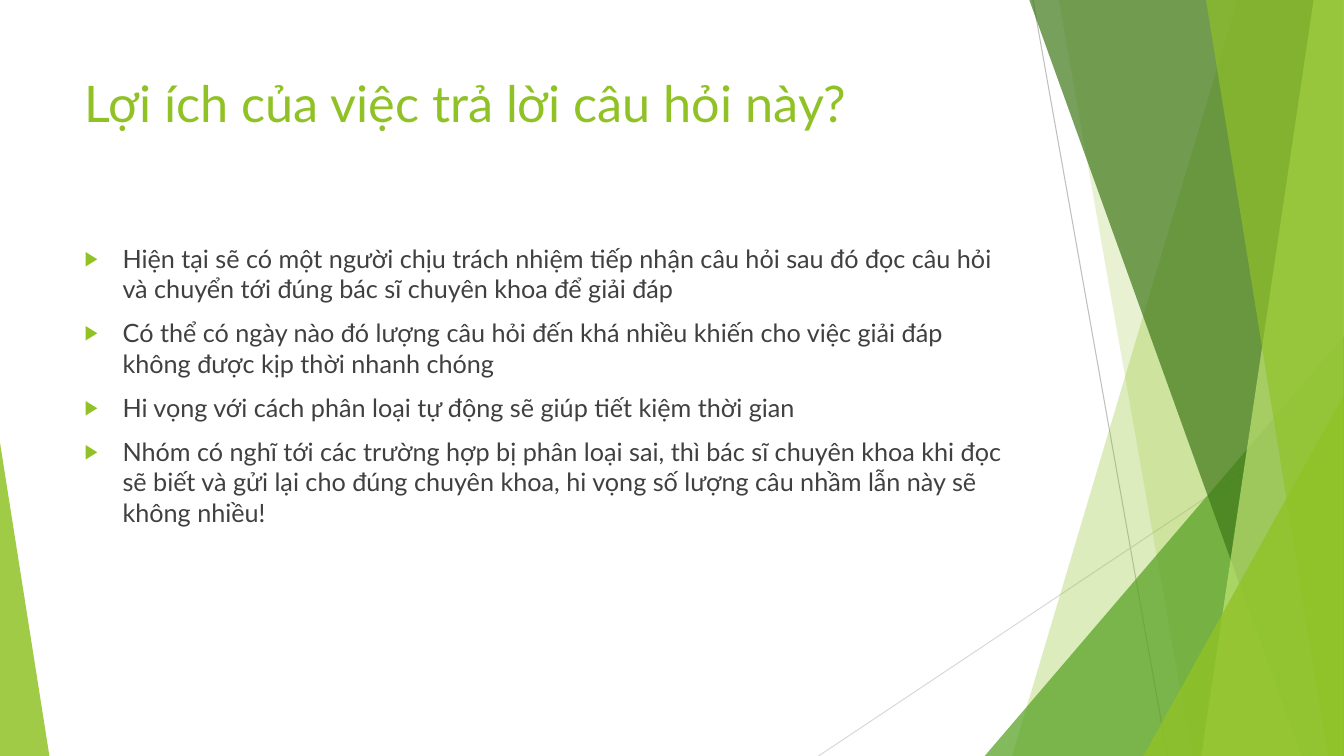
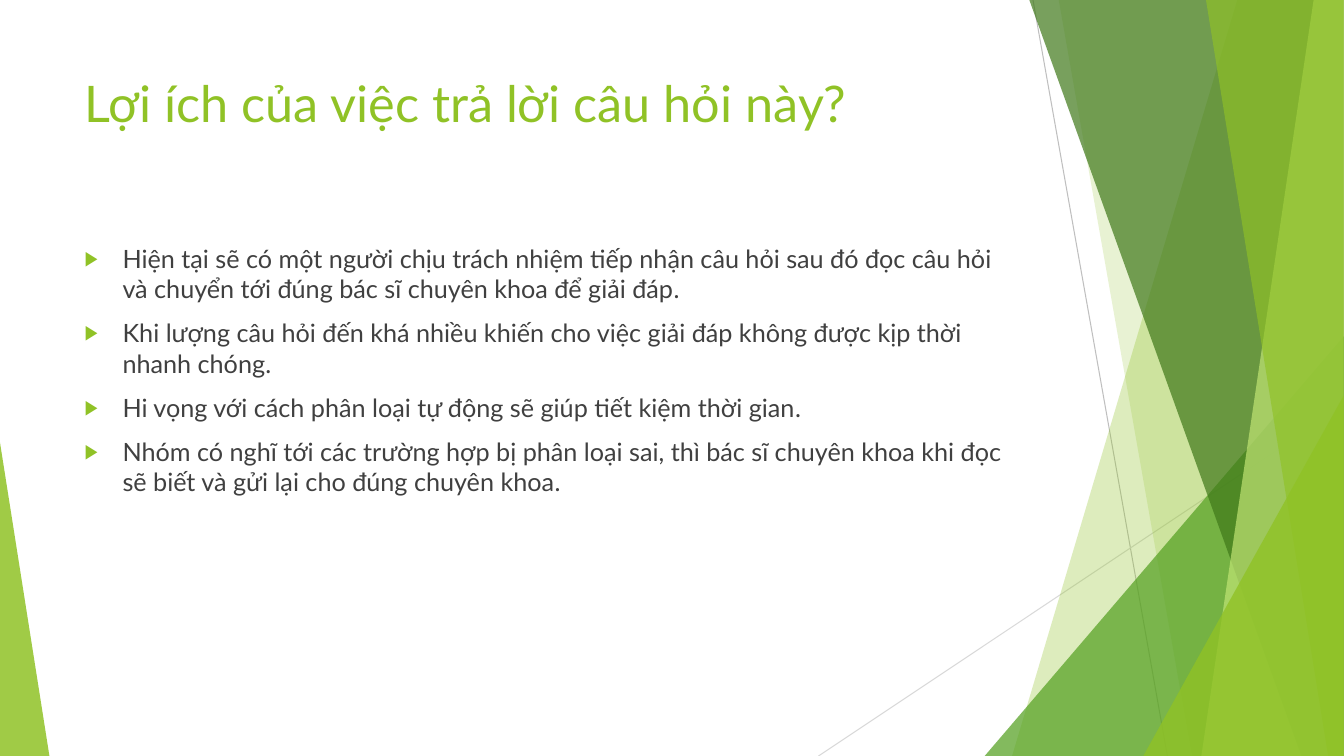
Before and after one commit to NhanCode/DataScienceFinalProject, a slide deck: slide 4 of DACK_Slide.pptx. Drawn at 1344x756 pixels with LibreOffice and Linux fonts; fonts in the diff are those of the drawing. Boxes give left, top, right and bottom in pixels: in the first picture for what was removed or moved away, otherwise in the second. Text is boxed around its words. In the diff, an @@ line names an element or a change of style, - is before the commit and + after.

```diff
--- a/DACK_Slide.pptx
+++ b/DACK_Slide.pptx
@@ text at (123,248,1001,496): text changed @@
-▶ Hiện tại sẽ có một người chịu trách nhiệm tiếp nhận câu hỏi sau đó đọc câu hỏi và chuyển tới đúng bác sĩ chuyên khoa để giải đáp
-▶ Có thể có ngày nào đó lượng câu hỏi đến khá nhiều khiến cho việc giải đáp không được kịp thời nhanh chóng
-▶ Hi vọng với cách phân loại tự động sẽ giúp tiết kiệm thời gian
-▶ Nhóm có nghĩ tới các trường hợp bị phân loại sai, thì bác sĩ chuyên khoa khi đọc sẽ biết và gửi lại cho đúng chuyên khoa, hi vọng số lượng câu nhầm lẫn này sẽ không nhiều!
+▶ Hiện tại sẽ có một người chịu trách nhiệm tiếp nhận câu hỏi sau đó đọc câu hỏi và chuyển tới đúng bác sĩ chuyên khoa để giải đáp.
+▶ Khi lượng câu hỏi đến khá nhiều khiến cho việc giải đáp không được kịp thời nhanh chóng.
+▶ Hi vọng với cách phân loại tự động sẽ giúp tiết kiệm thời gian.
+▶ Nhóm có nghĩ tới các trường hợp bị phân loại sai, thì bác sĩ chuyên khoa khi đọc sẽ biết và gửi lại cho đúng chuyên khoa.
```
Also in this commit, not shown: 3 other slides changed, 9 slides added, 1 other file.
